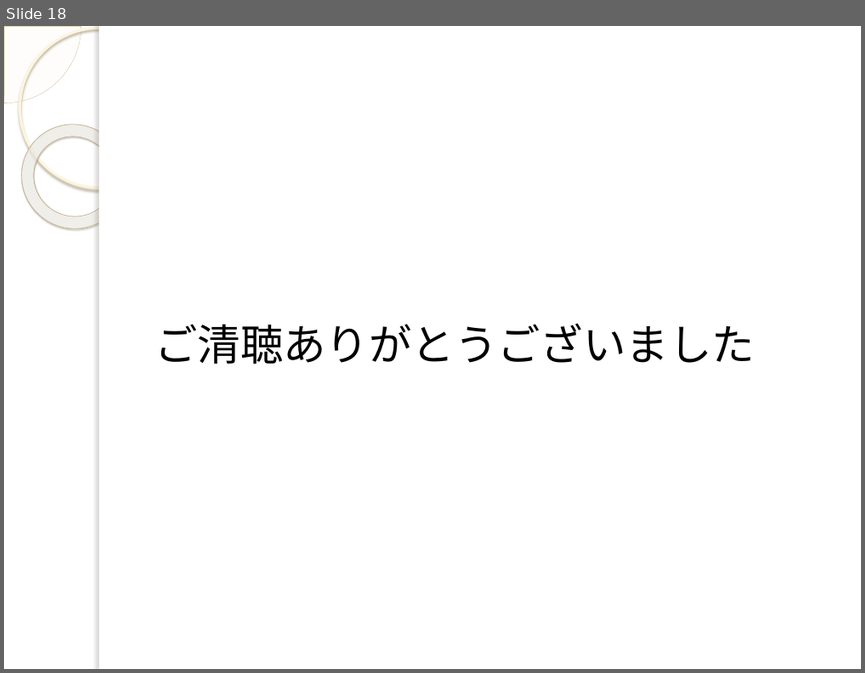
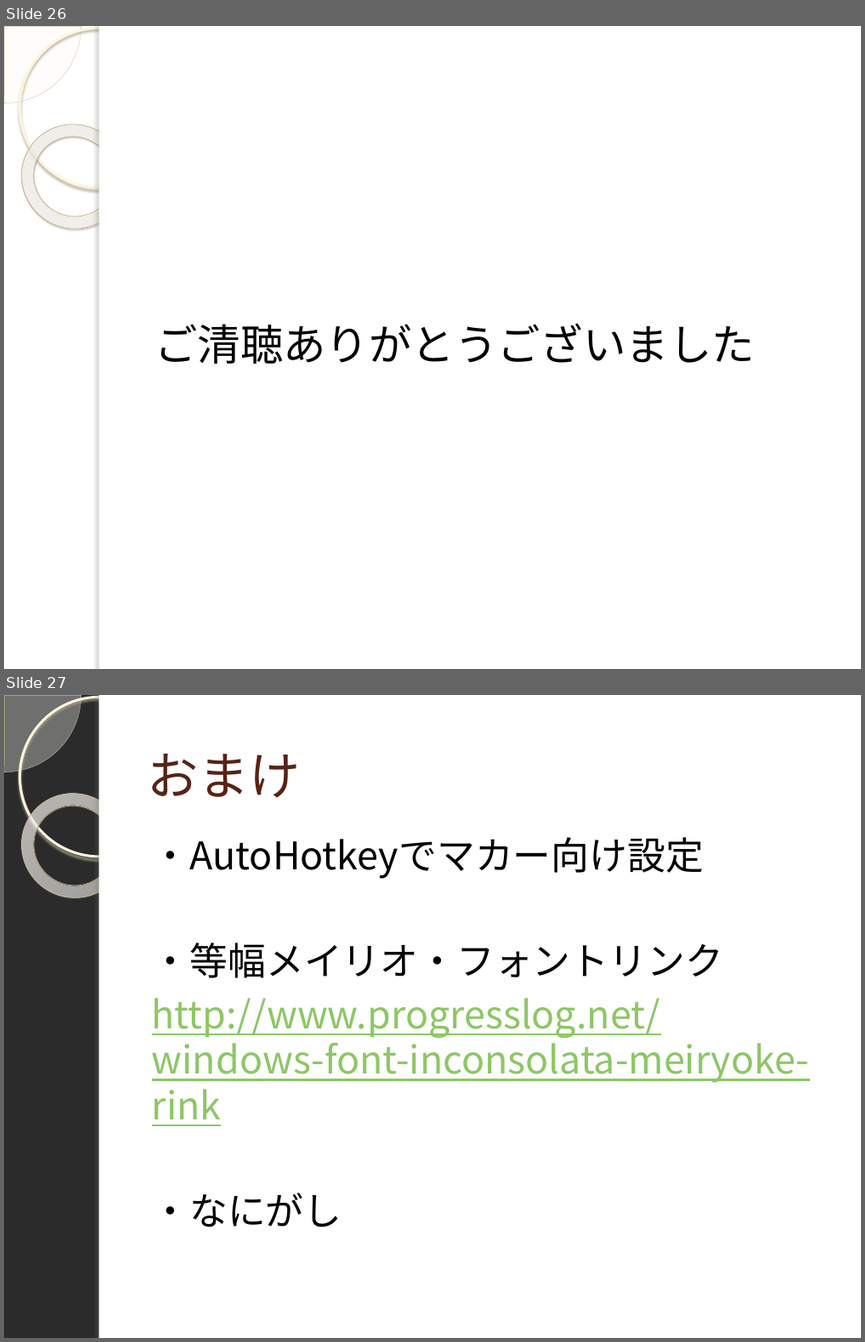
Before and after one commit to yuridonus/FEstudy, a slide deck: vimmer.pptx. Shown one above the other, each under a label of ours: slide 18 before the commit, slides 26 and 27 after it. The pictures are 865x673 and 865x1342 pixels, drawn with LibreOffice and Linux fonts; fonts in the diff are those of the drawing; background and template pictures are left out; a plain dark background stands for a picture behind light text. Boxes give left, top, right and bottom in pixels: in the first picture for what was removed or moved away, otherwise in the second. Text is boxed around its words. In the diff, an @@ line names an element or a change of style, - is before the commit and + after.

```diff
--- a/vimmer.pptx
+++ b/vimmer.pptx
@@ slide 27 added at (x1=4, y1=695, x2=861, y2=1338), background picture (left out); not listed: 5 template elements that a slide beside it also shows @@
@@ title added at (x1=147, y1=754, x2=300, y2=798), 43 pt, text #572314 @@
+おまけ
@@ text added at (x1=152, y1=837, x2=809, y2=1227), 32 pt, text #8DC765, underline @@
+・AutoHotkeyでマカー向け設定
+・等幅メイリオ・フォントリンク
+http://www.progresslog.net/windows-font-inconsolata-meiryoke-rink
+・なにがし
@@ what was slide 18 is now slide 26 @@
```
Also in this commit, not shown: 2 slides changed, 8 other slides added, 2 other files.
